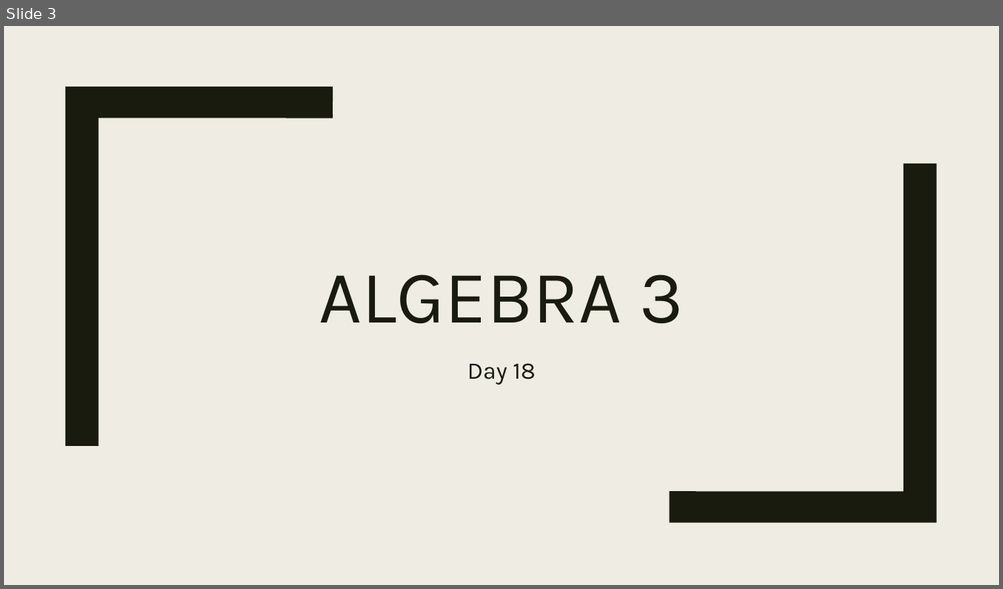
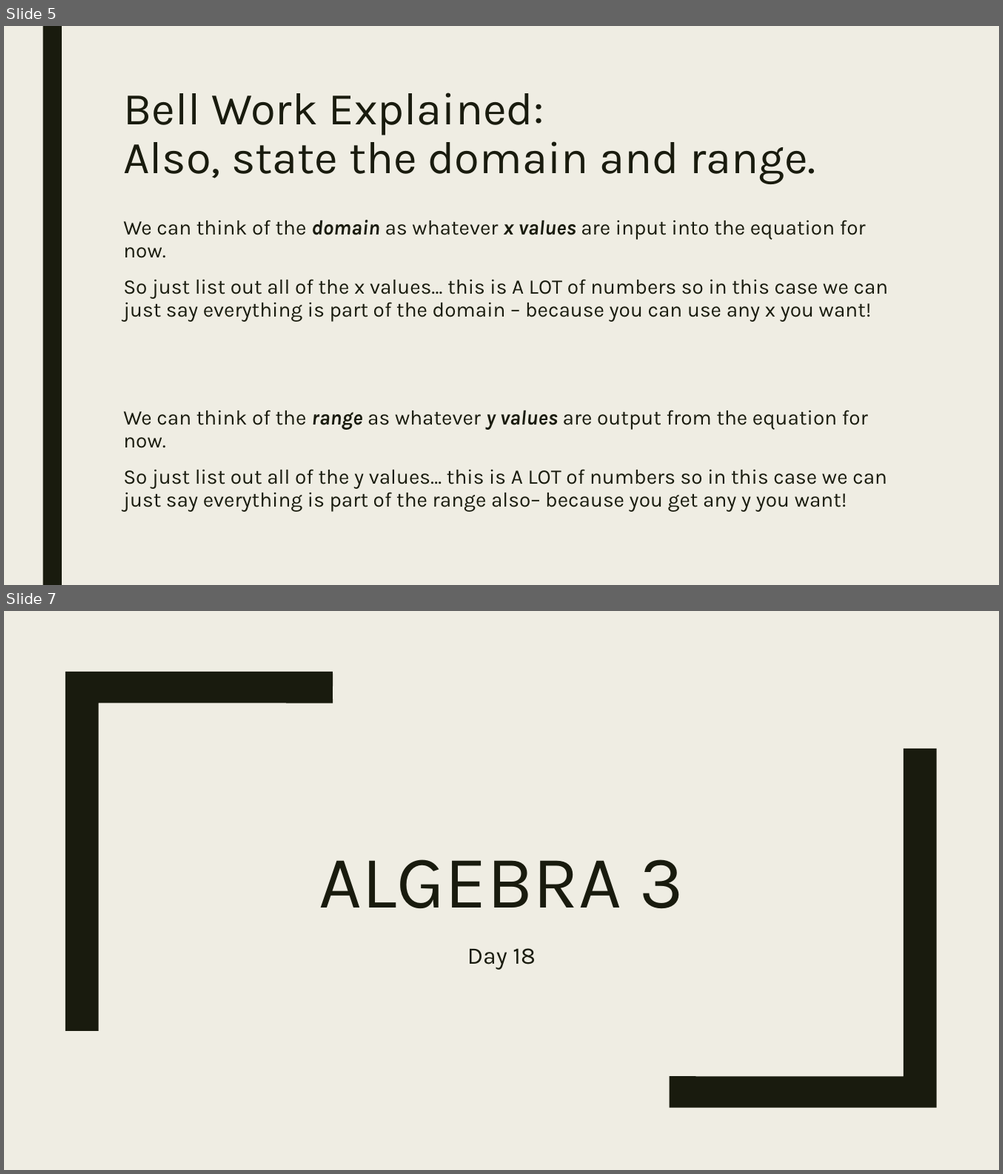
Before and after one commit to codecuddy/algebra_3-4, a slide deck: _PowerPoints/1st Semester/Unit 2 Relations and Functions/Algebra3_Day_018 2.5 Using Linear Functions and 2.6 Families of Functions.pptx. Shown one above the other, each under a label of ours: slide 3 before the commit, slides 5 and 7 after it; the slides between them are not shown. The pictures are 1003x589 and 1003x1174 pixels, drawn with LibreOffice and Linux fonts; fonts in the diff are those of the drawing. Boxes give left, top, right and bottom in pixels: in the first picture for what was removed or moved away, otherwise in the second. Text is boxed around its words. In the diff, an @@ line names an element or a change of style, - is before the commit and + after.

```diff
--- a/_PowerPoints/1st Semester/Unit 2 Relations and Functions/Algebra3_Day_018 2.5 Using Linear Functions and 2.6 Families of Functions.pptx
+++ b/_PowerPoints/1st Semester/Unit 2 Relations and Functions/Algebra3_Day_018 2.5 Using Linear Functions and 2.6 Families of Functions.pptx
@@ slide 5 added at (x1=4, y1=26, x2=999, y2=585), background #EFEDE3 @@
@@ rectangle added at (x1=42, y1=26, x2=62, y2=585), fill #191B0E @@
@@ title added at (x1=123, y1=93, x2=816, y2=184), 44 pt, text #191B0E @@
+Bell Work Explained:
+Also, state the domain and range.
@@ text added at (x1=123, y1=220, x2=888, y2=512), 20 pt, text #191B0E @@
+We can think of the domain as whatever x values are input into the equation for now.
+So just list out all of the x values… this is A LOT of numbers so in this case we can just say everything is part of the domain – because you can use any x you want!
+We can think of the range as whatever y values are output from the equation for now.
+So just list out all of the y values… this is A LOT of numbers so in this case we can just say everything is part of the range also– because you get any y you want!
@@ what was slide 3 is now slide 7 @@
```
Also in this commit, not shown: 2 slides changed, 6 other slides added, 37 other files.
